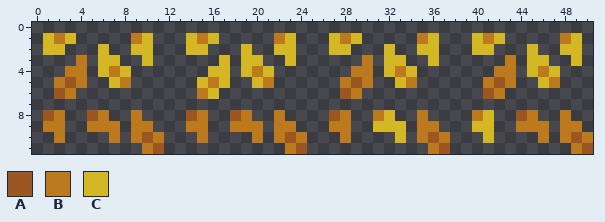
Two states of a pixel-art sprite, Tiles/Overgrow/WallOvergrowGrassFlow.png. Above: the version before the commit.
The file is 102x24 pixels, drawn in blocks of 2x2; one block is one cell here.
Palette (. is transparent): A #9a5722  B #bd791d  C #d4b724
Pixels before, first column x 1:
 1 CBC.....BC...CBC.....BC...CBC.....BC...CBC.....BC.
 2 CC...C..CC...CC...C..CC...CC...C..CC...CC...C..CC.
 3 ...B.CC..C......C.CC..C......B.CC..C......B.CC..C.
 4 ..BB.CBC.......CC.CBC.......BB.CBC.......BB.CBC...
 5 .BAB..CB......CBC..CB......BAB..CB......BAB..CB...
 6 .AB...........BC...........AB...........AB........
 7 ..................................................
 8 AB..AB..B....AB..AB..B....AB..BC..B....BC..AB..B..
 9 BB..BBB.BB...BB..BBB.BB...BB..CCC.BB...CC..BBB.BB.
10 .B....B.BAB...B....B.BAB...B....C.BAB...C....B.BAB
11 .........BA...........BA...........BA...........BA
The same view after the edit:
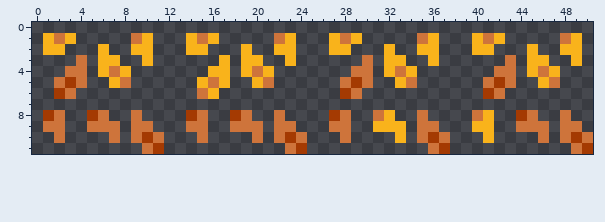
Diff:
Colour A changes from #9a5722 to #a43a02.
Colour B changes from #bd791d to #ce743b.
Colour C changes from #d4b724 to #f9b31b.
Changed places in both pictures, as pixel boxes (x1, y1, x2, y2):
changed: (43, 33, 593, 154)
